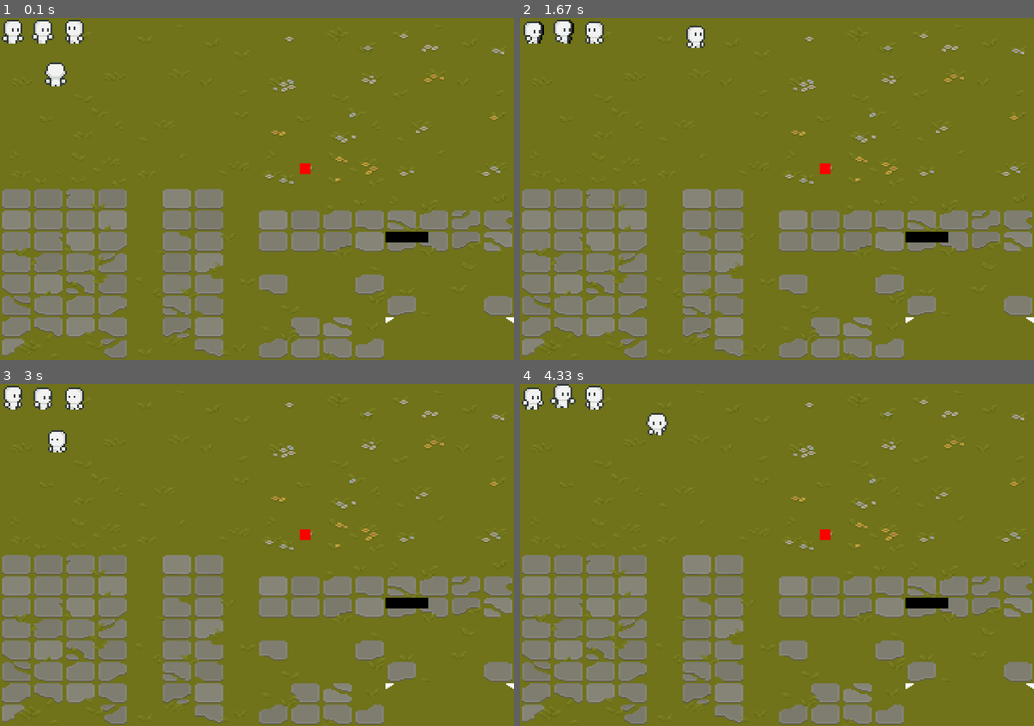
Above: before the commit, frames 1-4 (two rows, left to right).
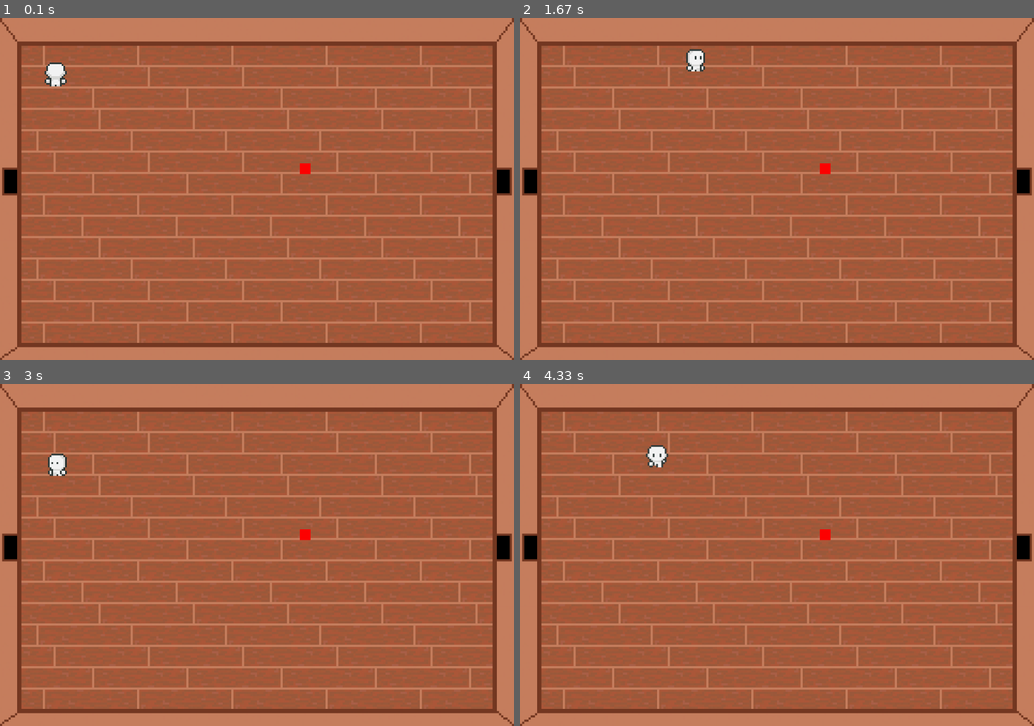
Above: after the commit, the same moments.

Repository: Daww1d/ghostHunter
Game: pygame game, started from main.py
Two runs of this game, one before a commit and one after it. Both use one fixed random seed, a clock stepped at 60 frames per second and the inputs below.
Inputs:
- Up to frame 1 (0.1 s): no input
- Up to frame 2 (1.67 s): hold Right 0.33-0.8 s; hold Up 0.83-1.13 s; hold Right 1.17-1.63 s
- Up to frame 3 (3 s): hold Left 1.67-2.2 s; hold Down 2.23-2.53 s; hold Left 2.57-2.97 s
- Up to frame 4 (4.33 s): hold Up 3-3.37 s; hold Right 3.4-4.03 s; hold Down from 4.07 s (still down)

The runs differ from the first frame. In frame 1, 100% of the frame differs, in the area x 0-100%, y 0-100%; in frame 2, 100%; in frame 3, 100%; in frame 4, 100%.

Commit message:
Added map with walls
Currently only one room (texture incomplete)

Diff:
--- a/main.py
+++ b/main.py
@@ -117,7 +117,7 @@
 col = RED
 GREEN = (0,255, 0)
 
-bg = pygame.image.load("assets\grass.png").convert()
+bg = pygame.image.load("assets\pixil.png").convert()
 bg = pygame.transform.scale(bg, (1200,800))
 
 currentAnimation = {
@@ -158,6 +158,11 @@
 redCube = pygame.Rect(700, 340, 25, 25)
 #wall
 wall = pygame.Rect(900,500, 100, 25)
+#
+topWall = pygame.Rect(0,0, 1200, 65)
+bottomWall = pygame.Rect(0,760, 1200, 40)
+leftWall = pygame.Rect(0,0, 50, 800)
+rightWall = pygame.Rect(1150,0, 50, 800)
 
 while run:
 
@@ -179,15 +184,16 @@
     playerCollisionBox = pygame.Rect(character.playerX + 1, character.playerY + 1, 62, 62)
     pygame.draw.rect(screen, BLACK, playerCollisionBox)
     screen.blit(bg, (0,0))
+    #walls
+    pygame.draw.rect(screen, BLACK, topWall)
+
 
 #coll detection
 
     col = RED
 
-    wallList = [wall]
+    wallList = [topWall, bottomWall, leftWall, rightWall]
     collisionList = [redCube]
-
-
 
     #collision detection
     collideState = False
@@ -220,7 +226,7 @@
     for object in collisionList:
         if object.colliderect(playerCollisionBox):
             col = GREEN
-            print(f"{object} collision")
+            #print(f"{object} collision")
 
 
     screen.fill(BG)
@@ -252,15 +258,12 @@
 
     #DEATH cube
     pygame.draw.rect(screen, col, redCube)
-    #draw stuff
-    pygame.draw.rect(screen, BLACK, wall)
-
 
     screen.blit(currentAnimation[character.status][character.direction][frame[character.status]], (character.playerX, character.playerY))
 
-    screen.blit(walkR.animation[frame[walkR.type]], (0 , 0) )
-    screen.blit(runR.animation[frame[runR.type]], (70 , 0) )
-    screen.blit(idleL.animation[frame[idleR.type]], (140 , 0) )
+    #screen.blit(walkR.animation[frame[walkR.type]], (0 , 0) )
+    #screen.blit(runR.animation[frame[runR.type]], (70 , 0) )
+    #screen.blit(idleL.animation[frame[idleR.type]], (140 , 0) )
 
 
 
Binary file removed: assets/grass.png
Binary file added: assets/ground.png
Binary file added: assets/pixil.png
